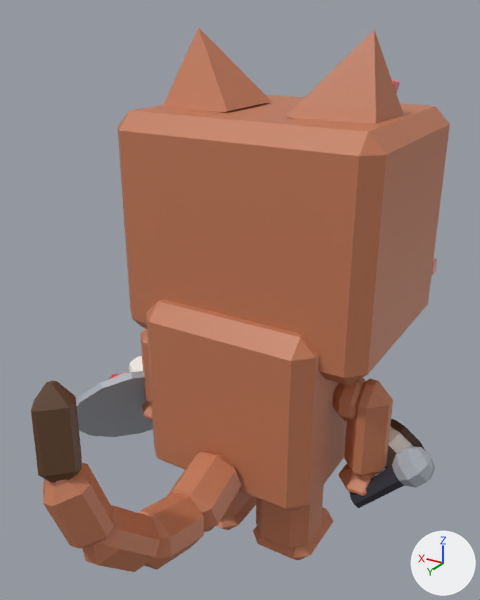
The FBX model assets/cat-cafe/exports/CatCafe_Cat_Clay_Work.fbx: old version first, new version second.
Camera for both pictures: a 50 mm lens placed at (-0.01071, 0.01835, 0.01966), pointed at (0.00018, 0.00019, 0.01059). The axes (+X, +Y, +Z) are drawn at lower right. The lights are the same throughout. The first picture is the older version. Where no turn or scale is listed for an object, it has been applied to the vertices.

Objects in the first picture: 'CatCafe_Cat_Clay_Work_Body', 'CatCafe_Cat_Clay_Work_EarL', 'CatCafe_Cat_Clay_Work_EarR', 'CatCafe_Cat_Clay_Work_Head', 'CatCafe_Cat_Clay_Work_Held_Barista', 'CatCafe_Cat_Clay_Work_Held_Entertainer', 'CatCafe_Cat_Clay_Work_Held_Waiter', 'CatCafe_Cat_Clay_Work_LegB1', 'CatCafe_Cat_Clay_Work_LegB2', 'CatCafe_Cat_Clay_Work_LegF1', 'CatCafe_Cat_Clay_Work_LegF2', 'CatCafe_Cat_Clay_Work_Tail'.
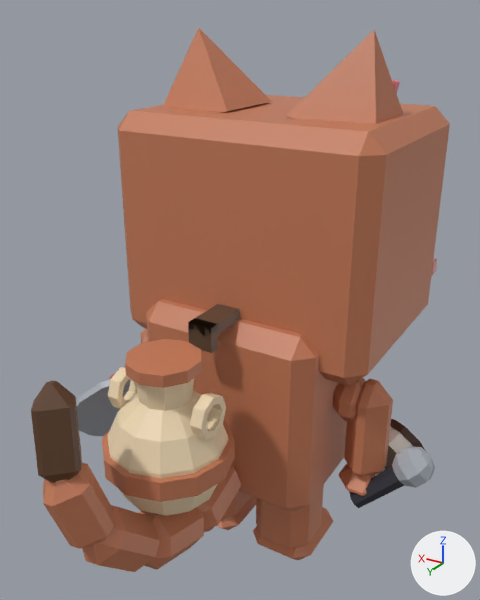
Pixel boxes [x1, y1, x2, y2] of what changed, in the pictures (480 x 600 px):
'CatCafe_Cat_Clay_Work_Prop', added (beige)
    after: [102, 304, 240, 516]

The change in detail:
Mesh me_catcafe_cat_clay_work_prop is new.
It has 240 vertices, 232 faces and spans x -0.00204..0.00204, y 0.00076..0.00684, z 0.00522..0.01078.
It uses material mat_catcafe_palette.
Object 'CatCafe_Cat_Clay_Work_Prop' (ob_catcafe_cat_clay_work_prop) is new; it shows me_catcafe_cat_clay_work_prop.
Its location is (0.0, 0.0, 0.0).
